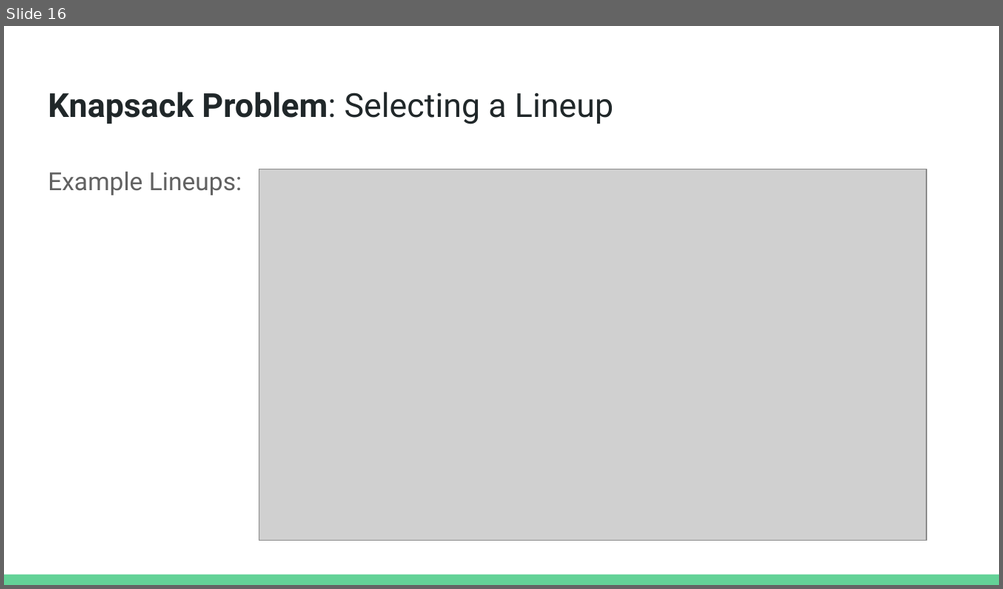
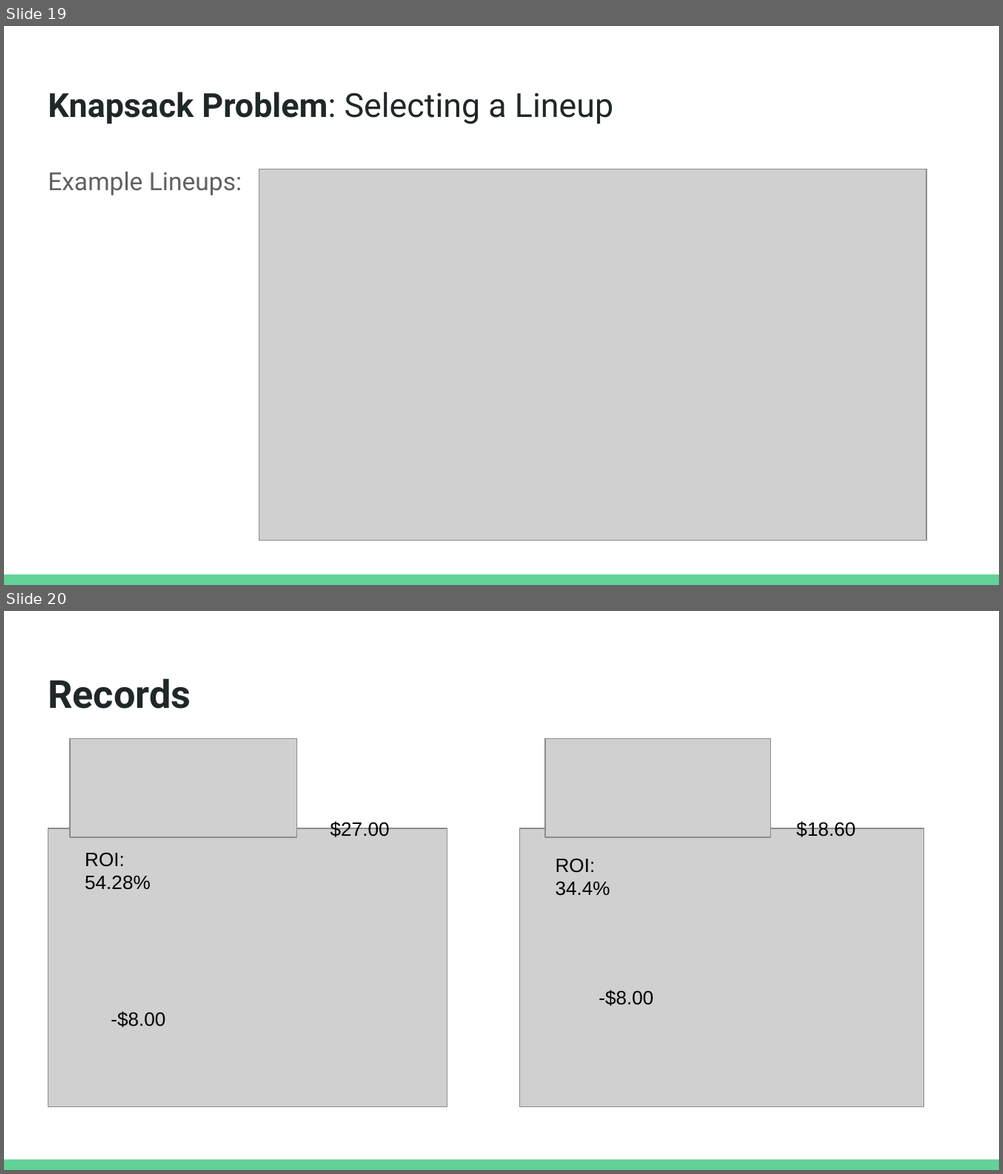
Before and after one commit to nycdatasci/bootcamp008_project, a slide deck: Project4-Capstone/DK/Capstone Presentation.pptx. Shown one above the other, each under a label of ours: slide 16 before the commit, slides 19 and 20 after it. The pictures are 1003x589 and 1003x1174 pixels, drawn with LibreOffice and Linux fonts; fonts in the diff are those of the drawing; grey boxes stand for pictures. Boxes give left, top, right and bottom in pixels: in the first picture for what was removed or moved away, otherwise in the second. Text is boxed around its words. In the diff, an @@ line names an element or a change of style, - is before the commit and + after.

```diff
--- a/Project4-Capstone/DK/Capstone Presentation.pptx
+++ b/Project4-Capstone/DK/Capstone Presentation.pptx
@@ slide 20 added at <box>4,611,999,1170</box>, background #FFFFFF; not listed: 1 template element that a slide beside it also shows @@
@@ title added at <box>48,678,190,709</box>, 28 pt, text #202729, bold @@
+Records
@@ picture added at <box>70,738,296,837</box> @@
@@ picture added at <box>545,738,770,837</box> @@
@@ picture added at <box>48,829,447,1108</box> @@
@@ text added at <box>330,820,390,837</box>, 14 pt, text #000000 @@
+$27.00
@@ picture added at <box>519,829,924,1108</box> @@
@@ text added at <box>796,820,855,837</box>, 14 pt, text #000000 @@
+$18.60
@@ text added at <box>85,852,151,890</box>, 14 pt, text #000000 @@
+ROI:
+54.28%
@@ text added at <box>555,858,610,896</box>, 14 pt, text #000000 @@
+ROI: 34.4%
@@ text added at <box>598,990,653,1006</box>, 14 pt, text #000000 @@
+-$8.00
@@ text added at <box>111,1011,165,1028</box>, 14 pt, text #000000 @@
+-$8.00
@@ what was slide 16 is now slide 19 @@
```
Also in this commit, not shown: 12 slides changed, 4 other slides added.
